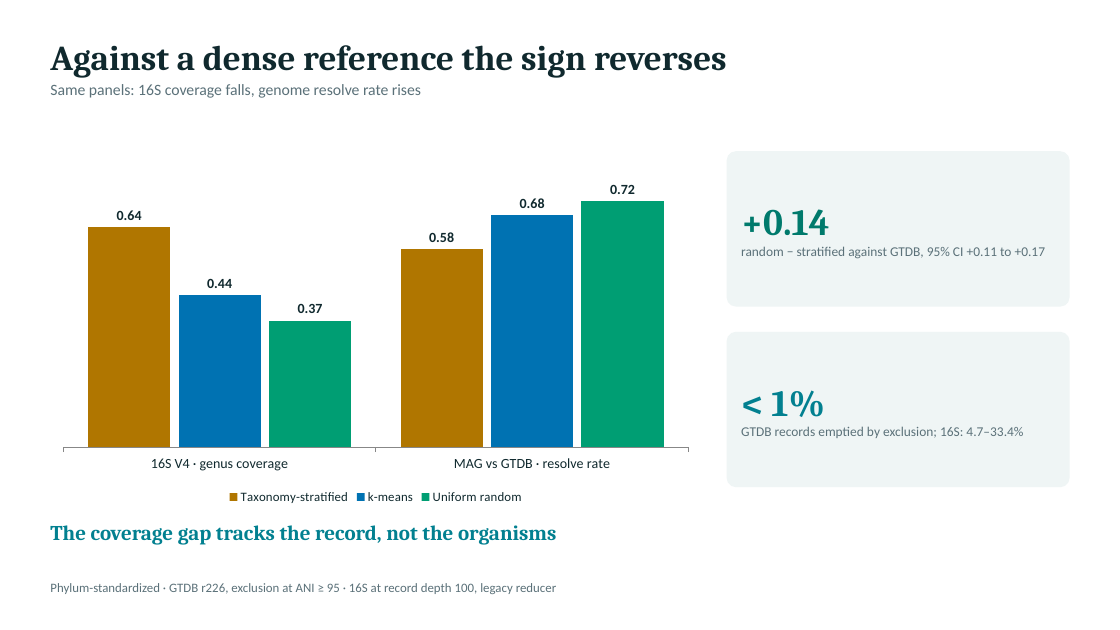
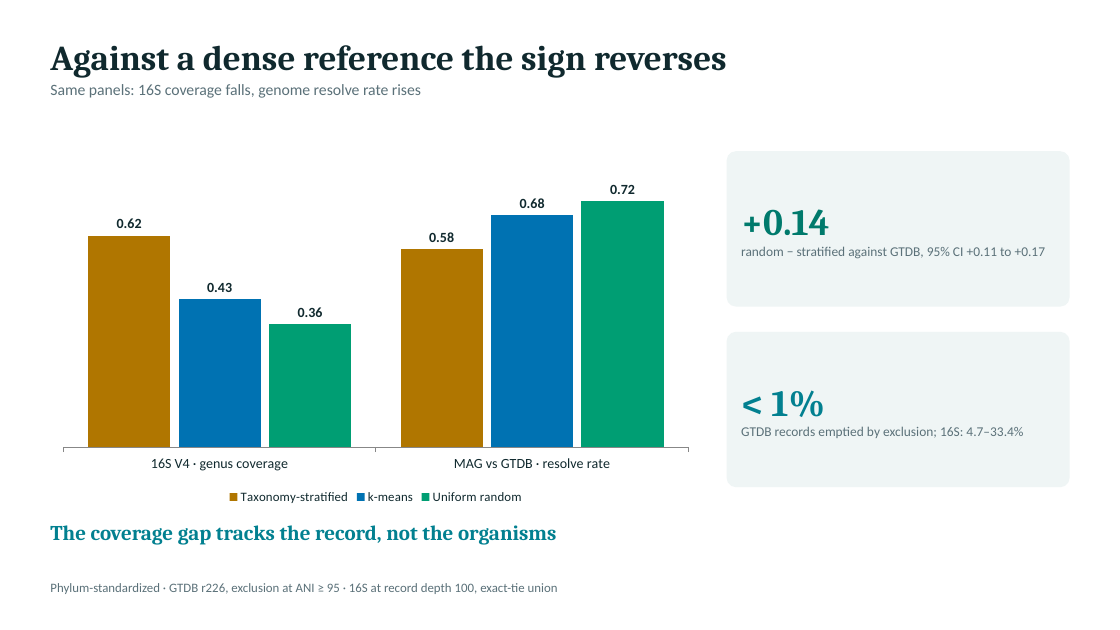
Before and after one commit to freiburgermsu/prFBA, a slide deck: slide 35 of presentations/prFBA_updates_2026-10.pptx. Drawn at 1120x630 pixels with LibreOffice and Linux fonts; fonts in the diff are those of the drawing. Boxes give left, top, right and bottom in pixels: in the first picture for what was removed or moved away, otherwise in the second. Text is boxed around its words. In the diff, an @@ line names an element or a change of style, - is before the commit and + after.

```diff
--- a/presentations/prFBA_updates_2026-10.pptx
+++ b/presentations/prFBA_updates_2026-10.pptx
@@ column chart at [50,130,702,508] @@
@@ Taxonomy-stratified, 16S V4 · genus coverage: 0.64 to 0.62 @@
@@ k-means, 16S V4 · genus coverage: 0.44 to 0.43 @@
@@ Uniform random, 16S V4 · genus coverage: 0.37 to 0.36 @@
@@ text at [50,583,558,594]: text changed @@
-Phylum-standardized · GTDB r226, exclusion at ANI ≥ 95 · 16S at record depth 100, legacy reducer
+Phylum-standardized · GTDB r226, exclusion at ANI ≥ 95 · 16S at record depth 100, exact-tie union
```
Also in this commit, not shown: 18 other slides changed, 29 other files.
